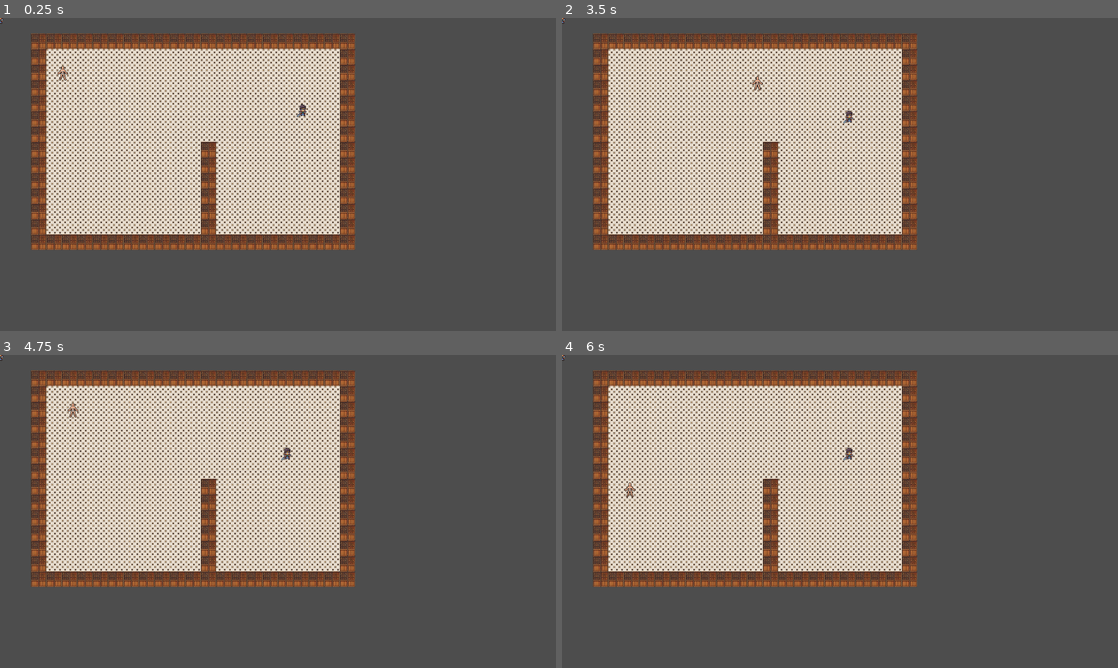
Above: before the commit, frames 1-4 (two rows, left to right).
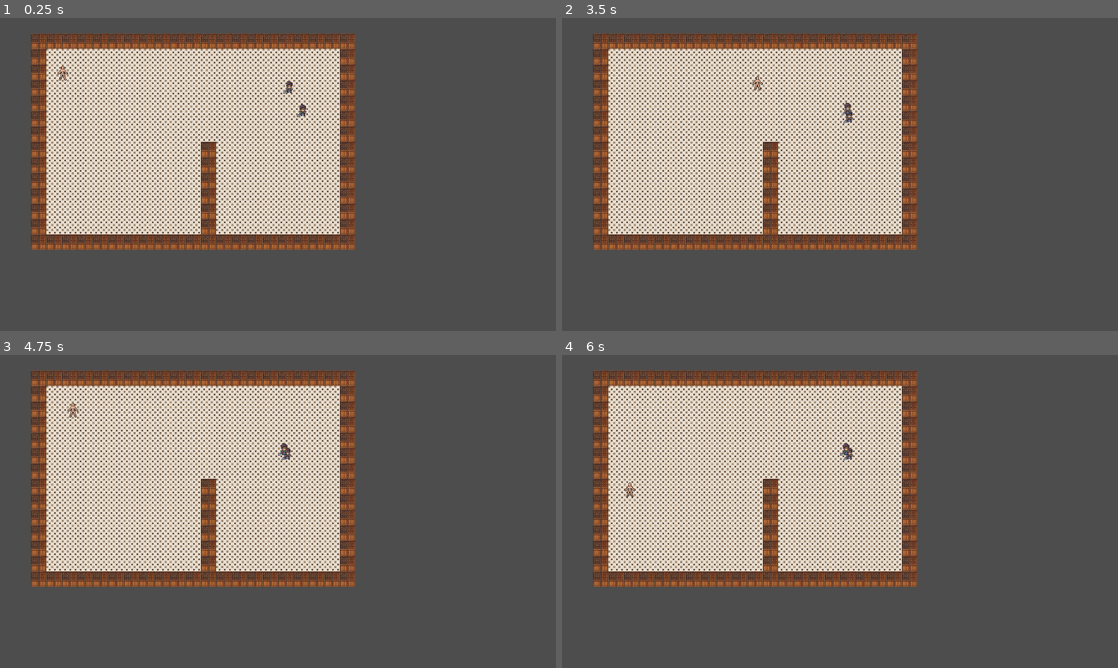
Above: after the commit, the same moments.

Repository: hoiton/gamedev
Game: Godot game, scene res://levels/level.tscn
Two runs of this game, one before a commit and one after it. Both use one fixed random seed, a clock stepped at 60 frames per second and the inputs below. This scene is started directly instead of the project's main scene.
Inputs (mouse positions are in pixels of both pictures, inside the frame that each line leads up to):
- Up to frame 1 (0.25 s): no input
- Up to frame 2 (3.5 s): tap Enter at 0.5 s; move the mouse to (962, 158) at 0.52 s; hold D (move_right) 0.53-1.28 s; tap X (lure) at 0.6, 1.35, 2.3, 2.85 s; tap Space at 1.25 s; move the mouse to (728, 190) at 1.27 s; hold S (move_down) 1.28-2.03 s; move the mouse to (895, 105) at 2.02 s; hold D (move_right) 2.03-2.78 s; tap Q (throw) at 2.1 s; move the mouse to (812, 237) at 2.77 s; hold W (move_up) from 2.78 s (still down)
- Up to frame 3 (4.75 s): move the mouse to (444, 558) at 3.52 s; release W (move_up) at 3.53 s; hold A (move_left) from 3.53 s (still down); tap X (lure) at 3.6, 4.55 s; tap E (kill) at 4.15 s; tap Enter at 4.25 s; move the mouse to (111, 464) at 4.27 s; tap Q (throw) at 4.35 s
- Up to frame 4 (6 s): move the mouse to (867, 511) at 5.02 s; release A (move_left) at 5.03 s; hold S (move_down) 5.03-5.78 s; tap X (lure) at 5.1, 5.85 s; move the mouse to (756, 433) at 5.77 s; hold D (move_right) from 5.78 s (still down)

The runs differ from the first frame. In frame 1, less than 0.1% of the frame differs, in the area x 0-53%, y 0-25%; in frame 2, less than 0.1%; in frame 3, less than 0.1%; in frame 4, less than 0.1%.

Commit message:
Detect Death

Diff:
--- a/src/levels/level.tscn
+++ b/src/levels/level.tscn
@@ -47,6 +47,7 @@
 position = Vector2(628, 191)
 
 [node name="Guard" parent="." instance=ExtResource("4_5mrsh")]
+position = Vector2(600, 143)
 
 [node name="NavigationRegion2D" type="NavigationRegion2D" parent="."]
 navigation_polygon = SubResource("NavigationPolygon_5mrsh")
--- a/src/target/target.gd
+++ b/src/target/target.gd
@@ -18,15 +18,21 @@
 var _previous_state: String = "idle"
 var _inspect_timer := 0.0
 
+@export var death_alert_radius := 240.0
+@export var death_alert_requires_los := true
+@export var los_collision_mask: int = 1 # walls/level mask
+@export var search_time := 3.0
+@export var search_arrive_distance := 12.0
+
+var _search_pos: Vector2 = Vector2.ZERO
+var _search_timer := 0.0
 
 func _ready() -> void:
-	# Tweak as needed
-	add_to_group("enemy")
+	add_to_group("target")
 
 	_agent.path_desired_distance = 6.0
 	_agent.target_desired_distance = 8.0
-	_agent.avoidance_enabled = false # flip to true if you want local avoidance
-	# Optional: handle dynamic obstacles better
+	_agent.avoidance_enabled = false
 	_agent.max_speed = max(chase_speed, lure_speed)
 
 # Helper: speed based on state
@@ -62,37 +68,41 @@
 			_agent.set_target_position(global_position) # clear path
 
 		"patrol":
-			# your patrol logic here; when you pick a patrol waypoint:
-			# _agent.set_target_position(next_waypoint_global_pos)
+			# set next waypoint elsewhere via _agent.set_target_position(...)
 			velocity = _steer_along_path(_current_speed())
 
 		"chase":
 			if is_instance_valid(_player):
-				# Continuously retarget so the path updates as the player moves
 				_agent.set_target_position(_player.global_position)
 				velocity = _steer_along_path(_current_speed())
 				if _agent.is_target_reached():
-					# optional: close-range direct move or attack
 					var dir := (_player.global_position - global_position).normalized()
 					velocity = dir * chase_speed
 			else:
 				_state = "idle"
 
 		"lured":
-			# uses pathfinding; arrival handled in _process_lured_state
 			if is_instance_valid(_current_lure):
 				_agent.set_target_position(_current_lure.get_position())
 				velocity = _steer_along_path(_current_speed())
 			else:
 				_state = _previous_state
 
+		# --- CHANGED: real search movement via nav + timer ---
 		"search":
-			velocity = Vector2.ZERO
-			_agent.set_target_position(global_position)
+			_agent.set_target_position(_search_pos)
+			velocity = _steer_along_path(lure_speed)
+			_search_timer -= delta
+			if _agent.is_target_reached() or global_position.distance_to(_search_pos) <= search_arrive_distance or _search_timer <= 0.0:
+				velocity = Vector2.ZERO
+				_state = "idle"
 
 	move_and_slide()
 
-# --- unchanged scan, with lured behaviour now path-driven ---
+	# ensure lure arrival/inspect still runs
+	if _state == "lured":
+		_process_lured_state(delta)
+
 func _scan_for_lures() -> void:
 	if is_instance_valid(_current_lure):
 		return
@@ -129,17 +139,68 @@
 			_current_lure = null
 			_state = _previous_state
 
+func _on_teammate_killed(at_pos: Vector2) -> void:
+	if not _alive:
+		return
+	# cancel lure if any
+	_current_lure = null
+	# enter search
+	_search_pos = at_pos
+	_search_timer = search_time
+	_state = "search"
+
+func _has_line_of_sight(from_pos: Vector2, to_pos: Vector2) -> bool:
+	# If basically the same point, treat as visible
+	if from_pos.distance_to(to_pos) < 0.5:
+		return true
+
+	var space := get_world_2d().direct_space_state
+
+	# Nudge the start forward so the ray does not start *inside* our own collider
+	var dir := to_pos - from_pos
+	var start := from_pos + dir.normalized() * 2.0
+
+	var q := PhysicsRayQueryParameters2D.create(start, to_pos)
+	q.collision_mask = los_collision_mask          # make sure this matches your walls
+	q.exclude = [self]                              # never hit ourselves
+	q.collide_with_bodies = true                    # StaticBody2D / TileMap bodies
+	q.collide_with_areas = true                     # if you use Areas as blockers
+
+	var hit := space.intersect_ray(q)               # Dictionary in Godot 4
+	return hit.is_empty()                           # empty => no blocker => LOS true
+
+
+func _broadcast_death_event() -> void:
+	for n in get_tree().get_nodes_in_group("target"):
+		if n == self: continue
+		# Call a generic ping; each receiver will decide to react or ignore
+		if n.has_method("_on_teammate_down_ping"):
+			n.call_deferred("_on_teammate_down_ping", global_position)
+
+func _on_teammate_down_ping(at_pos: Vector2) -> void:
+	if not _alive:
+		return
+	# distance check (typed, no unknowns)
+	var dist: float = global_position.distance_to(at_pos)
+	if dist > death_alert_radius:
+		return
+	# optional LOS
+	if death_alert_requires_los and not _has_line_of_sight(global_position, at_pos):
+		return
+	_on_teammate_killed(at_pos)  # your existing reaction
+
+
 func die() -> void:
 	if not _alive:
 		return
+	# notify before disabling physics / freeing
+	_broadcast_death_event()
+
 	_alive = false
 	set_physics_process(false)
 	if has_node("AnimatedSprite2D"):
 		var anim := $AnimatedSprite2D
 		if "die" in anim.sprite_frames.get_animation_names():
 			anim.play("die")
-			#anim.animation_finished.connect(func():
-				#queue_free()
-			#)
 			return
 	queue_free()
